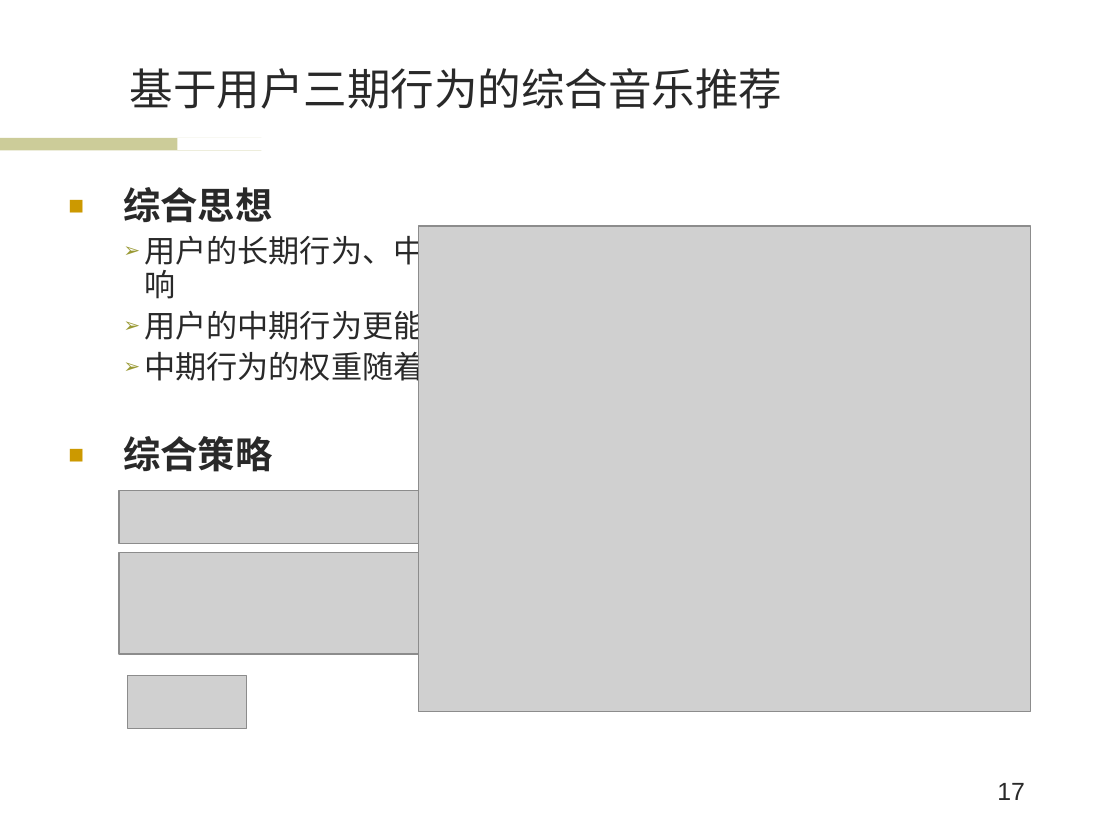
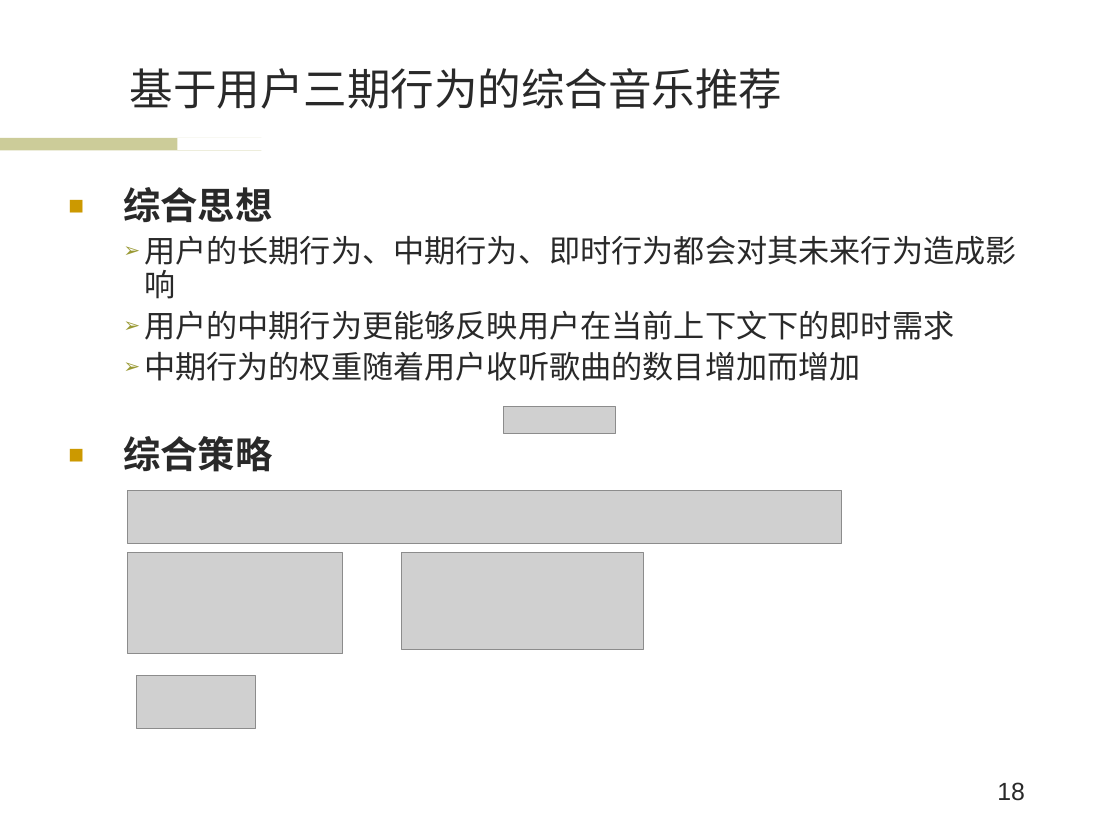
Before and after one commit to wwssttt/NJUThesis, a slide deck: slide 18 of 答辩准备/一种基于时间序列分析的个性化音乐推荐系统及其实现.ppt (slide 17 before the commit). Drawn at 1120x840 pixels with LibreOffice and Linux fonts; fonts in the diff are those of the drawing; grey boxes stand for pictures; background and template pictures are left out. Boxes give left, top, right and bottom in pixels: in the first picture for what was removed or moved away, otherwise in the second. Text is boxed around its words. In the diff, an @@ line names an element or a change of style, - is before the commit and + after.

```diff
--- a/答辩准备/一种基于时间序列分析的个性化音乐推荐系统及其实现.ppt
+++ b/答辩准备/一种基于时间序列分析的个性化音乐推荐系统及其实现.ppt
@@ picture: place and size @@
-picture at <box>419,226,1030,711</box>
+picture at <box>504,407,616,433</box>
@@ picture: place and size @@
-picture at <box>119,491,833,543</box>
+picture at <box>128,491,842,543</box>
@@ picture: place and size @@
-picture at <box>119,552,436,654</box>
+picture at <box>128,552,343,653</box>
@@ picture added at <box>401,552,643,650</box> @@
@@ picture: place and size @@
-picture at <box>128,675,246,728</box>
+picture at <box>137,675,255,728</box>
@@ page number at <box>997,782,1025,801</box>: text changed @@
-17
+18
```
Also in this commit, not shown: 4 other slides changed, 1 slide added, 6 other files.
